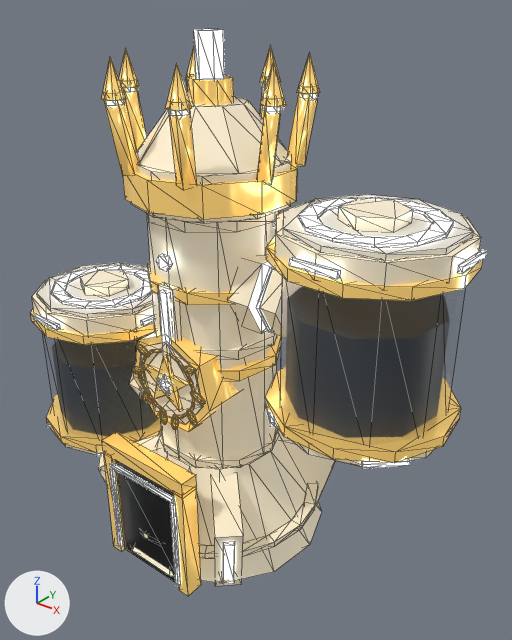
The glTF model assets/kit/skins/Vat_Graduate_T2.glb: old version first, new version second.
Camera for both pictures: a 50 mm camera at (5.46, -6.02, 7.1) aimed at (0.42, 0.28, 3.2). Lighting does not change. The marker at lower left points along +X, +Y and +Z. The picture after the commit comes second. Mesh edges are drawn as thin lines. Vertices at exactly the same position are counted once.

Objects in the first picture: 'Vat_Graduate_T2'.
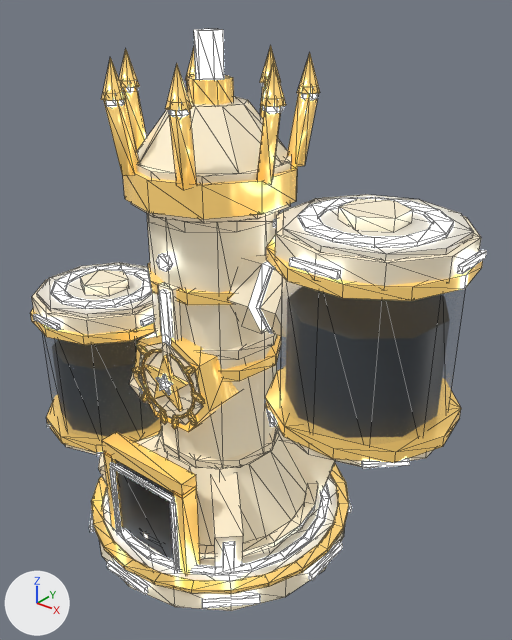
What changed in the scene script:
```text
Change me_vat_graduate_t2:
    used by ob_vat_graduate_t2; location = (0.0, 0.0, 0.0)
    remove me_vat_graduate_t2.from_pydata(...)  # 1969 vertices, 3462 faces; spans x -3.22..3.22, y -1.47..1.45, z -0.03..6.59
    add me_vat_graduate_t2.from_pydata(...)  # 2051 vertices, 3533 faces; spans x -3.22..3.22, y -1.84..1.84, z -0.03..6.59
    me_vat_graduate_t2 part 1: a new loose piece, a 15-sided cylinder along z spanning x -1.691..1.691, y -1.663..1.7, z 0.38..0.41, in mat_os_grad_pearl (white #ede7da)
    me_vat_graduate_t2 part 2: a new loose piece, a 16-sided cylinder along z spanning x -1.8..1.8, y -1.8..1.8, z 0.06..0.4, in mat_os_grad_ivory (beige #f3e7cb)
    me_vat_graduate_t2 part 3: a new loose piece, a box spanning x 1.79..1.84, y -0.353..0.353, z 0.19..0.29, in mat_os_light_001 (white #d4dde5, glowing white #edf6ff)
    me_vat_graduate_t2 part 4: a new loose piece, a box spanning x -0.353..0.353, y -1.84..-1.79, z 0.19..0.29, in mat_os_light_001 (white #d4dde5, glowing white #edf6ff)
    me_vat_graduate_t2 part 5: 384 vertices removed from x -0.62..0.62, y -0.95..-0.89, z 2.05..3.06; 128 vertices added at x -0.6..0.6, y -0.95..-0.89, z 2.07..3.06
    me_vat_graduate_t2 part 6: 244 vertices added at x -1.83..1.83, y -1.83..1.83, z 0.19..0.44
    other edits to the shape of me_vat_graduate_t2 do not show in these pictures
```

Changed parts and their boxes (x1, y1, x2, y2) in the pictures (512 x 640 px):
'Vat_Graduate_T2', reshaped: before (30, 29, 487, 596); after (30, 29, 487, 611)
part 1 of me_vat_graduate_t2, added: after (103, 475, 338, 581)
part 2 of me_vat_graduate_t2, added: after (99, 496, 345, 611)
part 3 of me_vat_graduate_t2, added: after (309, 542, 343, 580)
part 4 of me_vat_graduate_t2, added: after (107, 560, 148, 595)
part 5 of me_vat_graduate_t2, cut back: before (131, 344, 205, 430); after (132, 344, 205, 429)
part 6 of me_vat_graduate_t2, added: after (89, 464, 352, 608)
